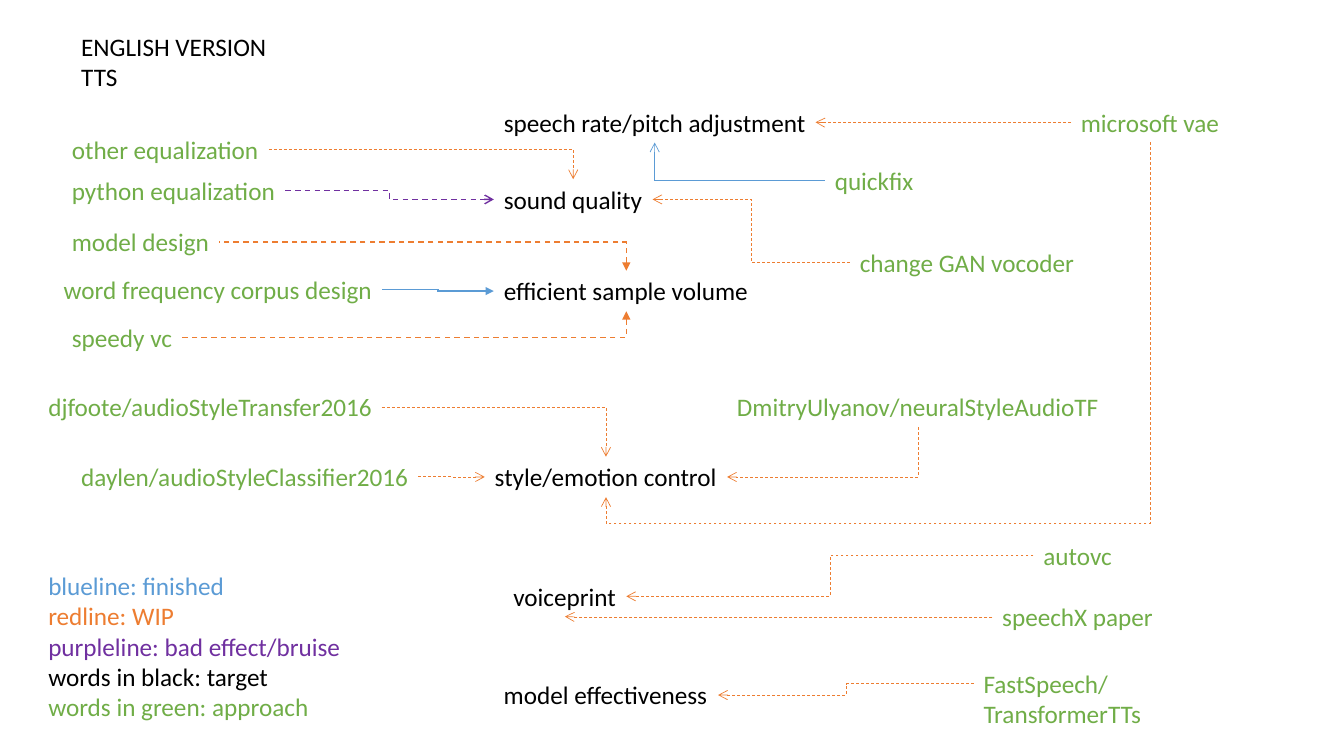
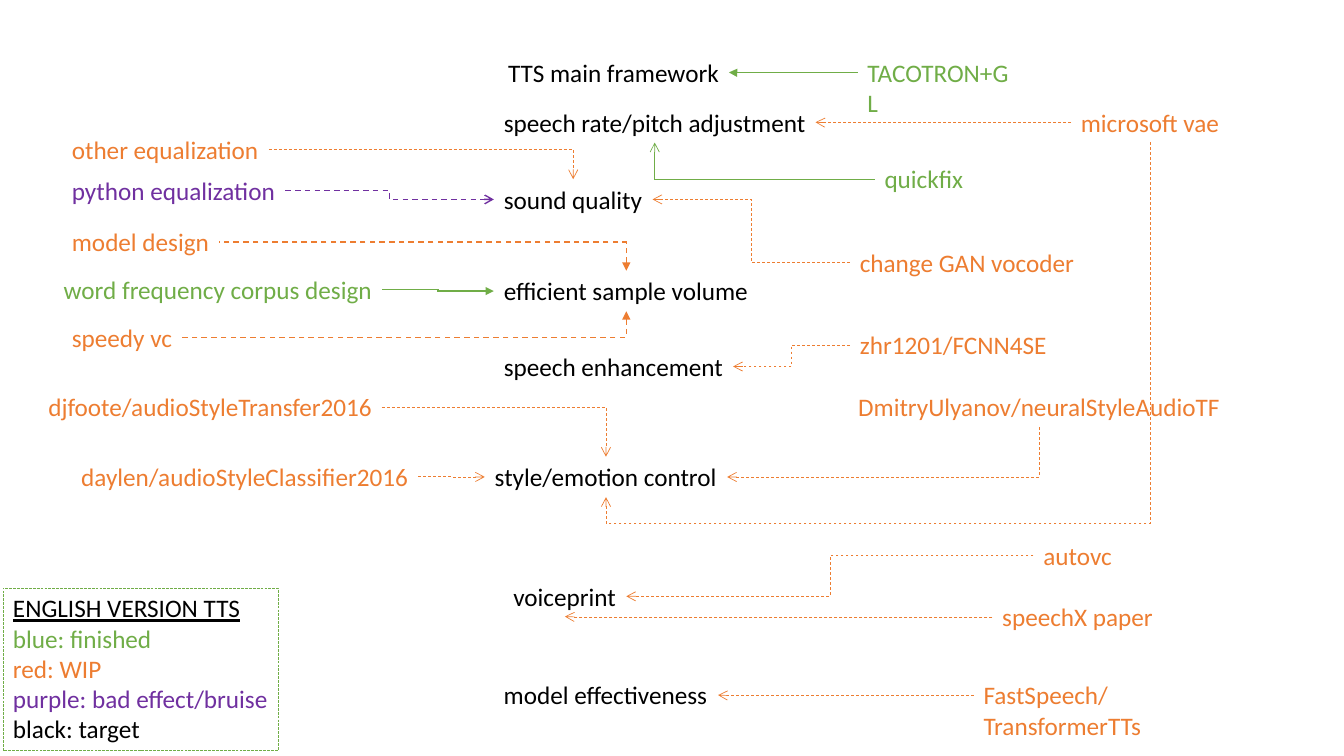
Before and after one commit to kitlomer/MuyuCoreTechnique, a slide deck: slide 2 of tts.pptx. Drawn at 1344x756 pixels with LibreOffice and Linux fonts; fonts in the diff are those of the drawing. Boxes give left, top, right and bottom in pixels: in the first picture for what was removed or moved away, otherwise in the second. Text is boxed around its words. In the diff, an @@ line names an element or a change of style, - is before the commit and + after.

```diff
--- a/tts.pptx
+++ b/tts.pptx
@@ text removed at (x1=81, y1=39, x2=266, y2=86) @@
-ENGLISH VERSION TTS
@@ text added at (x1=508, y1=64, x2=719, y2=83), 18 pt, text #000000 @@
+TTS main framework
@@ elbow arrow added from (858, 73) to (729, 73), #70AD47 0.5 pt @@
@@ text added at (x1=867, y1=65, x2=1008, y2=82), 18 pt, text #70AD47 @@
+TACOTRON+GL
@@ elbow arrow moved from (825, 180) - (655, 142) to (875, 179) - (655, 142) @@
@@ elbow arrow (875, 179) - (655, 142): stroke #5B9BD5 0.5 pt to #70AD47 0.5 pt @@
@@ text "python equalization" at (x1=72, y1=182, x2=274, y2=204): text colour #70AD47 to #7030A0 @@
@@ text "quickfix" moved from (x1=835, y1=172, x2=914, y2=194) to (x1=885, y1=170, x2=964, y2=192) @@
@@ elbow arrow (494, 291) - (382, 289): stroke #5B9BD5 1 pt to #70AD47 1 pt @@
@@ text added at (x1=504, y1=358, x2=722, y2=380), 18 pt, text #000000 @@
+speech enhancement
@@ elbow arrow added from (850, 345) to (733, 367), #ED7D31 0.5 pt dashed @@
@@ text added at (x1=860, y1=336, x2=1047, y2=355), 18 pt, text #ED7D31 @@
+zhr1201/FCNN4SE
@@ text colour #70AD47 to #ED7D31 in 11 elements at (x1=1081, y1=114, x2=1219, y2=132), (x1=1002, y1=608, x2=1153, y2=630), (x1=72, y1=233, x2=208, y2=256), (x1=72, y1=329, x2=172, y2=351), (x1=1043, y1=549, x2=1111, y2=565), (x1=48, y1=398, x2=371, y2=421), (x1=860, y1=254, x2=1074, y2=277), (x1=81, y1=468, x2=408, y2=490), (x1=72, y1=141, x2=258, y2=163), (x1=984, y1=686, x2=1141, y2=735), (x1=858, y1=397, x2=1219, y2=423) @@
@@ text "DmitryUlyanov/neuralStyleAudioTF" moved from (x1=737, y1=398, x2=1098, y2=420) to (x1=858, y1=397, x2=1219, y2=423) @@
@@ elbow arrow moved from (919, 427) - (727, 477) to (1040, 427) - (727, 477) @@
@@ rectangle "ENGLISH VERSION TTS" resized from (x1=48, y1=577, x2=340, y2=721) to (x1=3, y1=588, x2=278, y2=750) @@
@@ rectangle "ENGLISH VERSION TTS" at (x1=3, y1=588, x2=278, y2=750): outline none to #70AD47 0.25 pt dashed @@
@@ text in rectangle at (x1=13, y1=600, x2=267, y2=743): text changed; text colour #7030A0 to #000000 @@
-blueline: finished
-redline: WIP
-purpleline: bad effect/bruise
-words in black: target
-words in green: approach
+ENGLISH VERSION TTS
+blue: finished
+red: WIP
+purple: bad effect/bruise
+black: target
@@ text "FastSpeech/TransformerTTs" moved from (x1=984, y1=675, x2=1141, y2=723) to (x1=984, y1=686, x2=1141, y2=735) @@
@@ elbow arrow moved from (974, 684) - (718, 696) to (974, 696) - (718, 696) @@
```
Also in this commit, not shown: 2 other slides changed.
